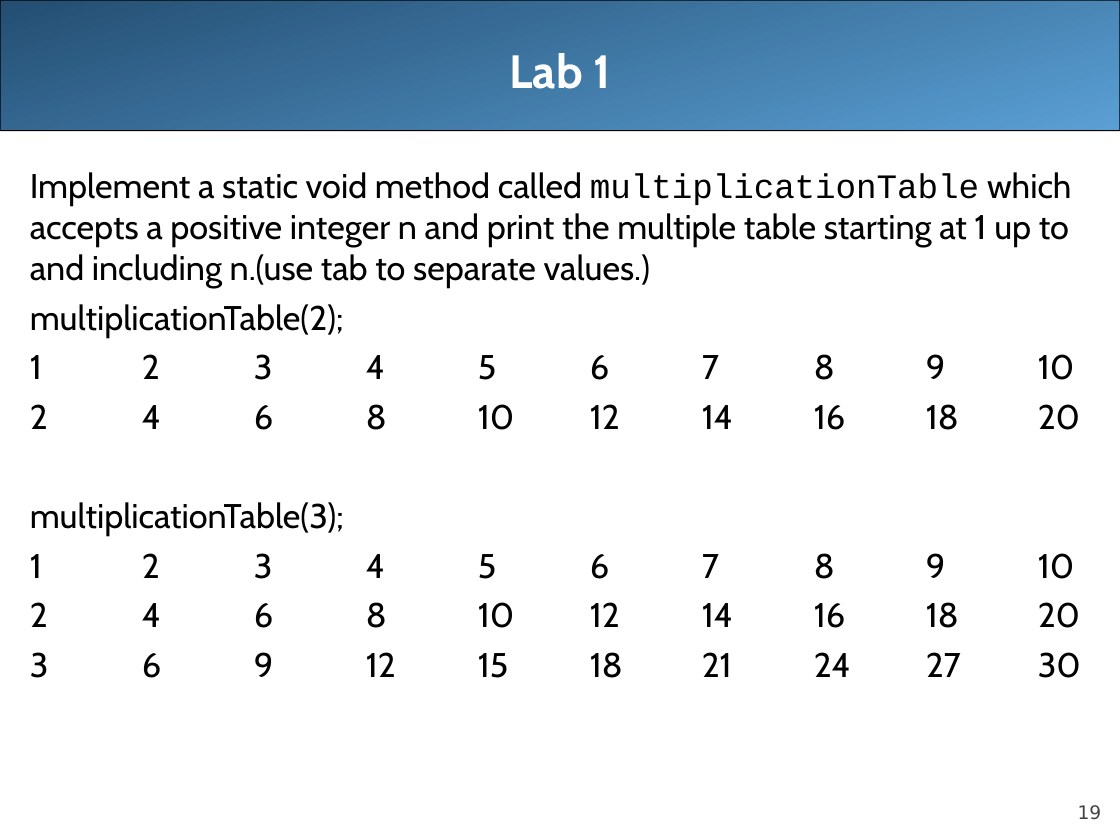
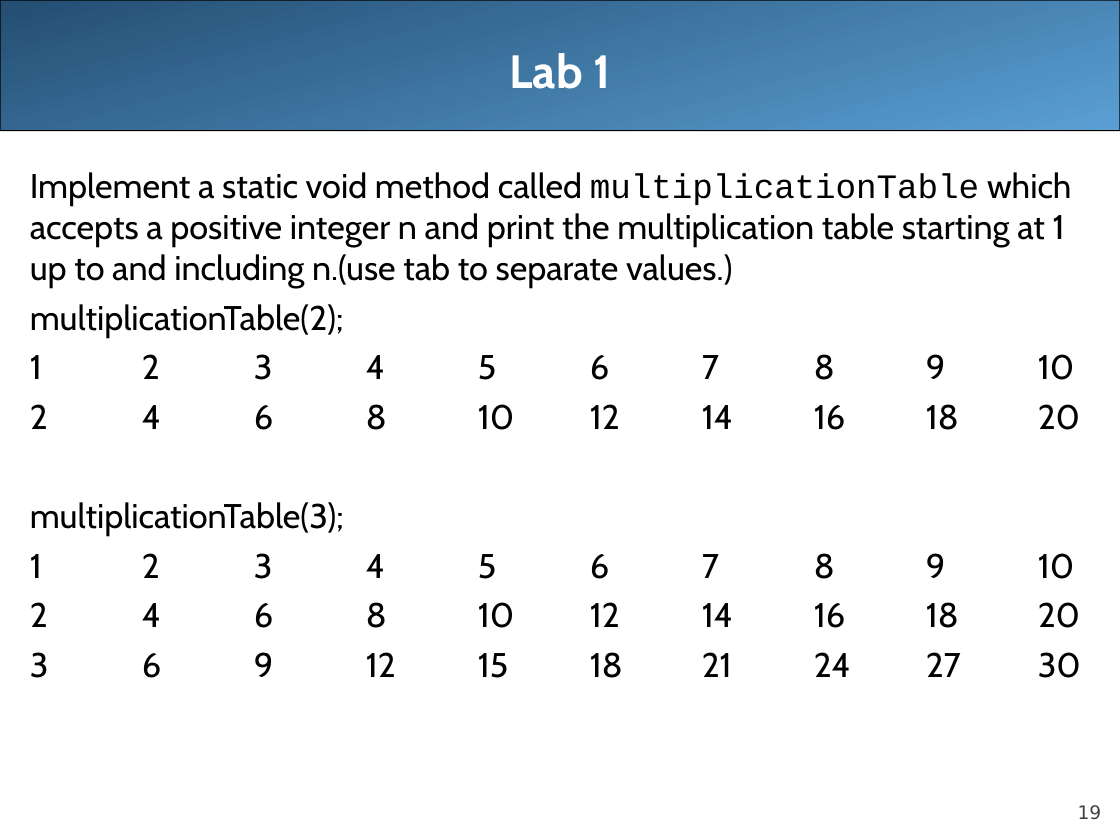
Before and after one commit to LongBaoNguyen/longbaonguyen.github.io, a slide deck: slide 19 of courses/apcsa/lecture12.ppt. Drawn at 1120x840 pixels with LibreOffice and Linux fonts; fonts in the diff are those of the drawing. Boxes give left, top, right and bottom in pixels: in the first picture for what was removed or moved away, otherwise in the second. Text is boxed around its words. In the diff, an @@ line names an element or a change of style, - is before the commit and + after.

```diff
--- a/courses/apcsa/lecture12.ppt
+++ b/courses/apcsa/lecture12.ppt
@@ text at (x1=30, y1=172, x2=1072, y2=289): text changed @@
-Implement a static void method called multiplicationTable which accepts a positive integer n and print the multiple table starting at 1 up to and including n.(use tab to separate values.)
+Implement a static void method called multiplicationTable which accepts a positive integer n and print the multiplication table starting at 1 up to and including n.(use tab to separate values.)
```
Also in this commit, not shown: 1 other file.
